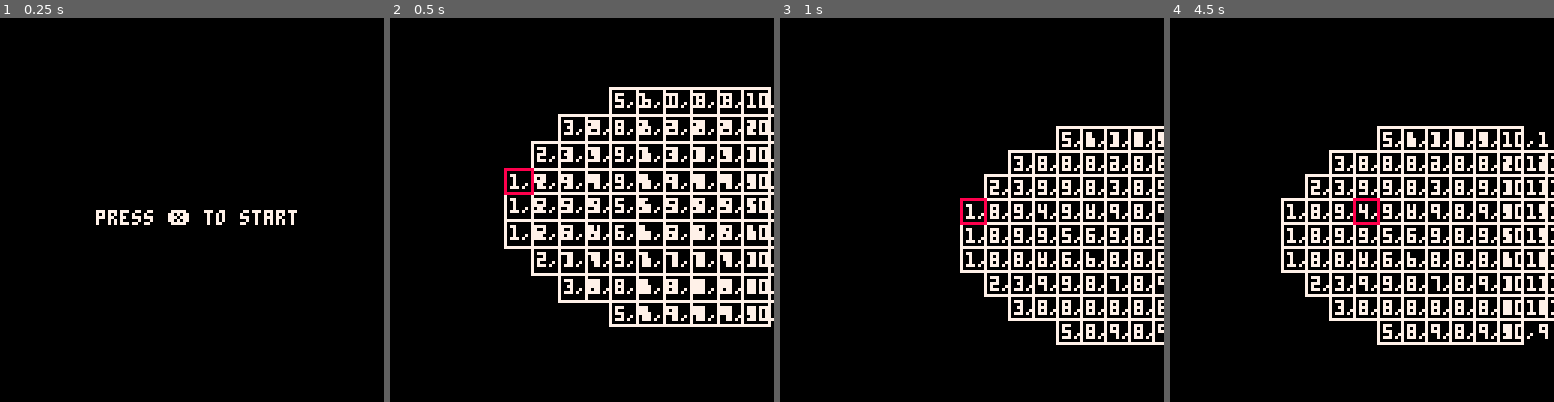
Above: before the commit, frames 1-4 (left to right).
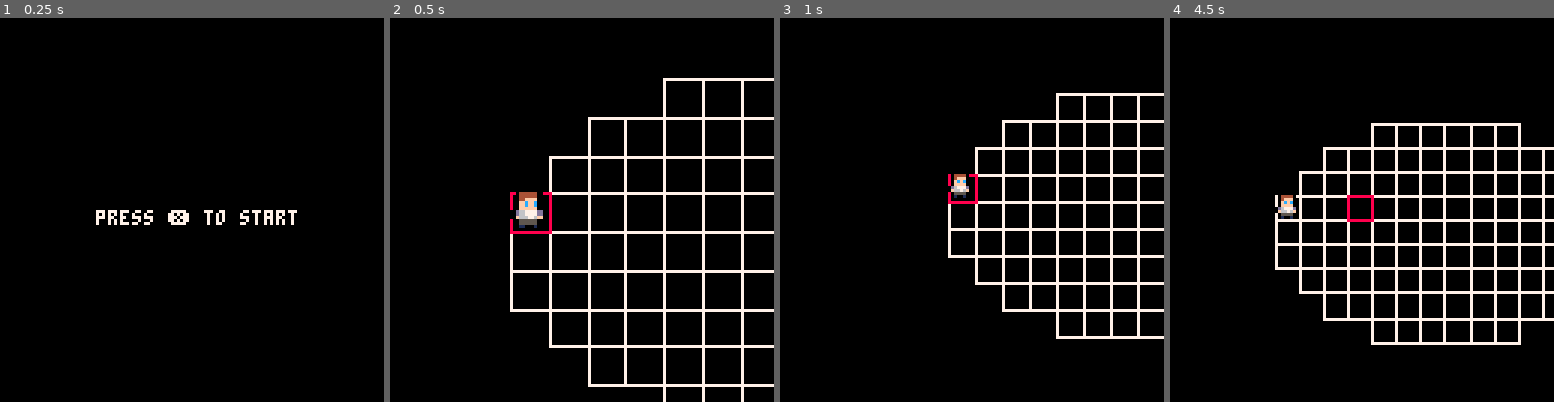
Above: after the commit, the same moments.

Repository: bancliffe/arena
Game: PICO-8 cartridge arena.p8
Same seed, same stepped clock (60 frames per second), same inputs: the game is played once before the commit and once after it.
Inputs:
- Up to frame 1 (0.25 s): no input
- Up to frame 2 (0.5 s): tap X (X key) at 0.33 s
- Up to frame 3 (1 s): tap O (Z key) at 0.7 s
- Up to frame 4 (4.5 s): tap X (X key) at 1.07, 1.85, 2.97, 4.08 s; hold Right 1.6-2.1 s; tap O (Z key) every 0.4 s from 1.7 to 4.1 s; hold Up 2.15-2.42 s; hold Right 2.47-3.03 s; hold Left 3.08-3.58 s; hold Down 3.63-3.97 s; hold Right from 4.02 s (still down)

Frame 1 is identical in both runs. In frame 2, 19% of the frame differs, in the area x 29-100%, y 15-100%; in frame 3, 14%; in frame 4, 20%, in the area x 27-100%, y 27-86%.

Commit message:
Add logging functionality and enhance arena setup
- Implemented logging of game start time to log.txt in main.lua.
- Initialized players and enemies in screen_arena.lua, along with a new setup_match function for match preparation.
- Changed zoom controls to use button press detection for smoother transitions.
- Refactored drawing logic into separate functions for better organization and clarity.
- Added utility functions in utils.lua for logging and retrieving local time.
- Created log.txt to store game events and character creation details.

Diff:
--- a/arena.p8
+++ b/arena.p8
@@ -15,3 +15,136 @@
 
 
 
+…(130 lines of a section not shown)…
+__gff__
+0000000102000000000000000000000000000000000000000000000000000000000000000000000000000000000000000000000000000000000000000000000000000000000000000000000000000000000000000000000000000000000000000000000000000000000000000000000000000000000000000000000000000000
+0000000000000000000000000000000000000000000000000000000000000000000000000000000000000000000000000000000000000000000000000000000000000000000000000000000000000000000000000000000000000000000000000000000000000000000000000000000000000000000000000000000000000000
--- a/character.lua
+++ b/character.lua
@@ -1,7 +1,9 @@
 function make_character()
     local c={}
     c.x=1
-    c.y=1
+    c.y=4
+    c.sx=8
+    c.sy=0
     c.name="Gnorlash"
     c.rank=0
     c.initiative_modifier=0
@@ -22,12 +24,12 @@
     c.exhaustion=0
     c.shock=0
     c.skills={
-        {skill="acrobatics",value=0},
-        {skill="athletics",value=0},
-        {skill="dodge",value=0},
+        {skill="acrobatics",value=10},
+        {skill="athletics",value=10},
+        {skill="dodge",value=10},
         {skill="endurance",value=0},
         {skill="medicine",value=0},
-        {skill="resolve",value=0},
+        {skill="resolve",value=10},
         {skill="stealth",value=0},
         {skill="armor_piercing",value=0},
         {skill="axes",value=0},
@@ -43,13 +45,46 @@
         {skill="whips_and_chains",value=0}
     }
     c.gear={
-        {slot="weapon",contents=nil},
+        {slot="main_hand",contents=nil},
+        {slot="off_hand",contents=nil},
+        {slot="belt",contents=nil},
         {slot="armor",contents=nil},
         {slot="helmet",contents=nil},
         {slot="gloves",contents=nil},
         {slot="boots",contents=nil},
+        {slot="amulet",contents=nil},
         {slot="ring1",contents=nil},
         {slot="ring2",contents=nil}
     }
     return c
 end
+
+function make_enemy()
+    local e={}
+    e.x=1
+    e.y=1
+    e.sx=16
+    e.sy=0
+    e.name="skeletal horror"
+    e.role="melee"
+    e.type="undead"
+    e.size=1
+    e.speed=2
+    e.initiative_modifier=10
+    e.hit_location="head"
+    e.hit_type="humanoid"
+    e.armor=nil
+    e.health=8
+    e.combat_skill=40
+    e.awareness=40
+    e.endurance=40
+    e.athletics=40
+    e.magic_resistance=30
+    e.traits={"frightening"}
+    e.actions={
+        {roll_check=3,name="cursed slash",type="physical",range=1,targets=1,target_type="creature", damage="D8", effect=""},
+        {roll_check=5,name="ethereal grasp",type="magical",range=1,targets=1,target_type="creature", damage="D6",effect=""},
+        {roll_check=6,name="haunting wail",type="magical",range="close burst 1",targets=1,target_type="creature", damage="D0",effect="daze"}
+    }
+    return e
+end
--- a/main.lua
+++ b/main.lua
@@ -1,5 +1,8 @@
 function _init()
     screen_menu_init()
+
+    printh(get_local_time()..": Game started", "log.txt", true)
+
     _update = screen_menu_update
     _draw = screen_menu_draw
 end
--- a/screens/screen_arena.lua
+++ b/screens/screen_arena.lua
@@ -1,7 +1,12 @@
 function screen_arena_init()
     make_map()
+    -- setup players and enemies
+    players={}
+    enemies={}
+    setup_match()
     -- zoom variables
     zoom=1
+    dest_zoom=2
     cam_x=0
     cam_y=0
     dest_cam_x=0
@@ -9,12 +14,12 @@
 end
 
 function screen_arena_update()
-    if btn(❎) then
-        zoom=min(zoom+0.1,4)
+    if btnp(❎) then
+        dest_zoom=min(dest_zoom+1,4)
     end
 
-    if btn(🅾️) then
-        zoom=max(zoom-0.1,1)
+    if btnp(🅾️) then
+        dest_zoom=max(dest_zoom-1,1)
     end
 
     map[map_selected_x][map_selected_y].selected=false
@@ -42,6 +47,8 @@
     map_selected_y=mid(1,map_selected_y,map_height)
     map[map_selected_x][map_selected_y].selected=true
 
+    -- smooth zooming
+    zoom+=(dest_zoom-zoom)*0.2
     -- center camera on selected tile
     local tile_center_x=(map_selected_x*8)*zoom-4*zoom
     local tile_center_y=(map_selected_y*8)*zoom-4*zoom
@@ -60,26 +67,8 @@
     camera(cam_x,cam_y)
     clip(0,0,128,128)
 
-    -- draw scaled
-    for x=1,map_width do
-        for y=1,map_height do
-            local tile=map[x][y]
-            if tile.enabled then
-                local x=tile.x*8*zoom
-                local y=tile.y*8*zoom
-                local size=8*zoom
-                rect(x,y,x+size,y+size,tile.selected and 8 or 7 )
-                print(tile.x..","..tile.y,x+2,y+2,7)
-            end
-        end
-    end
-    local tile=map[map_selected_x][map_selected_y]
-    local x=tile.x*8*zoom
-    local y=tile.y*8*zoom
-    local size=8*zoom
-    rect(x,y,x+size,y+size,tile.selected and 8 or 7 )
-    print(tile.x..","..tile.y,x+2,y+2,7)
-
+    draw_map()
+    draw_units()
 
     -- reset camera and clip
     camera()
@@ -136,3 +125,52 @@
     map[11][1].enabled=false
     map[11][9].enabled=false
 end
+
+function draw_map()
+    for x=1,map_width do
+        for y=1,map_height do
+            local tile=map[x][y]
+            if tile.enabled then
+                local x=tile.x*8*zoom
+                local y=tile.y*8*zoom
+                local size=8*zoom
+                rect(x,y,x+size,y+size,tile.selected and 8 or 7 )
+            end
+        end
+    end
+    local tile=map[map_selected_x][map_selected_y]
+    local x=tile.x*8*zoom
+    local y=tile.y*8*zoom
+    local size=8*zoom
+    rect(x,y,x+size,y+size,tile.selected and 8 or 7 )
+end
+
+function draw_units()
+    palt(0,false)
+    palt(14,true)
+    for c in all(players) do
+        sspr(c.sx,c.sy,8,8,(c.x)*8*zoom,(c.y)*8*zoom,8*zoom,8*zoom, false, false)
+    end
+
+    for e in all(enemies) do
+        sspr(e.sx,e.sy,8,8,(e.x)*8*zoom,(e.y)*8*zoom,8*zoom,8*zoom, false, false)
+    end
+    palt()
+end
+
+function setup_match()
+    -- setup the intro match
+    local c = make_character()
+    log("Player character created: "..c.name)
+    add(players,c)
+    enemies={}
+    for i=1,2 do
+        local e=make_enemy()
+        e.name=e.name.." "..i
+        e.x=14
+        e.y=3+i
+        log("Enemy created: "..e.name)
+        add(enemies,e)
+    end
+    log("Match setup complete. Players: "..#players..", Enemies: "..#enemies)
+end
--- a/utils.lua
+++ b/utils.lua
@@ -2,3 +2,17 @@
  local text_width = #text * 4
  print(text, x-text_width/2, y, col)
 end
+
+function log(string)
+    printh(string, "log.txt", false)
+end
+
+function get_local_time()
+    local year = stat(90)
+    local month = stat(91)
+    local day = stat(92)
+    local hour = stat(93)
+    local minute = stat(94)
+    local second = stat(95)
+    return year.."-"..month.."-"..day.." "..hour..":"..minute..":"..second
+end
Not shown, changed: 138 lines of the sprite sheet (__gfx__) section of arena.p8
Not shown, changed: the thumbnail (__label__) section of arena.p8
Not shown, added: log.txt
